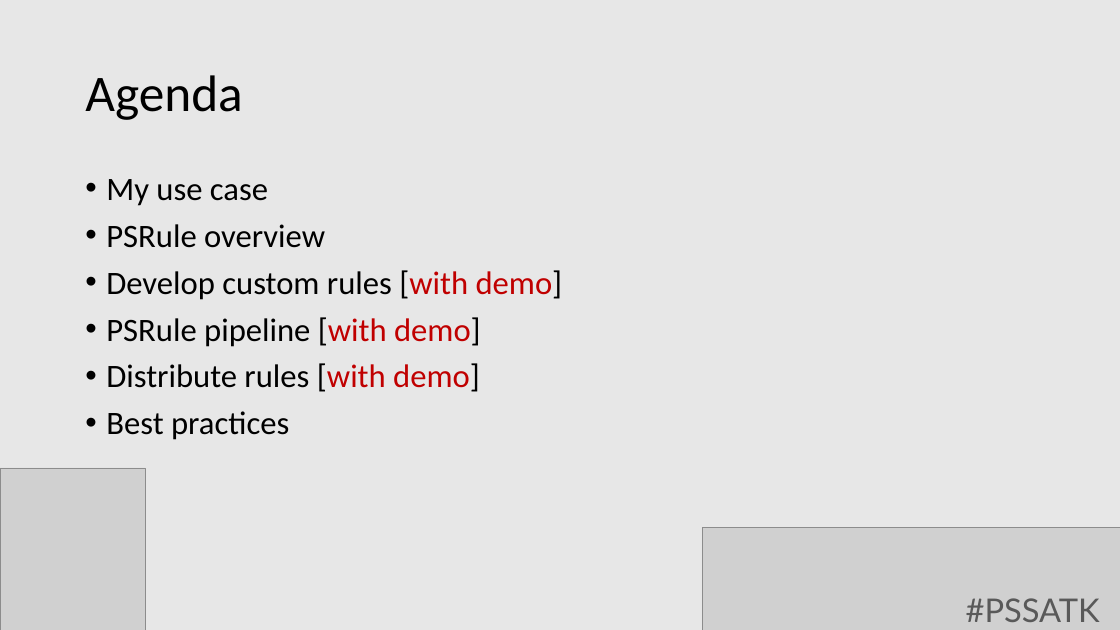
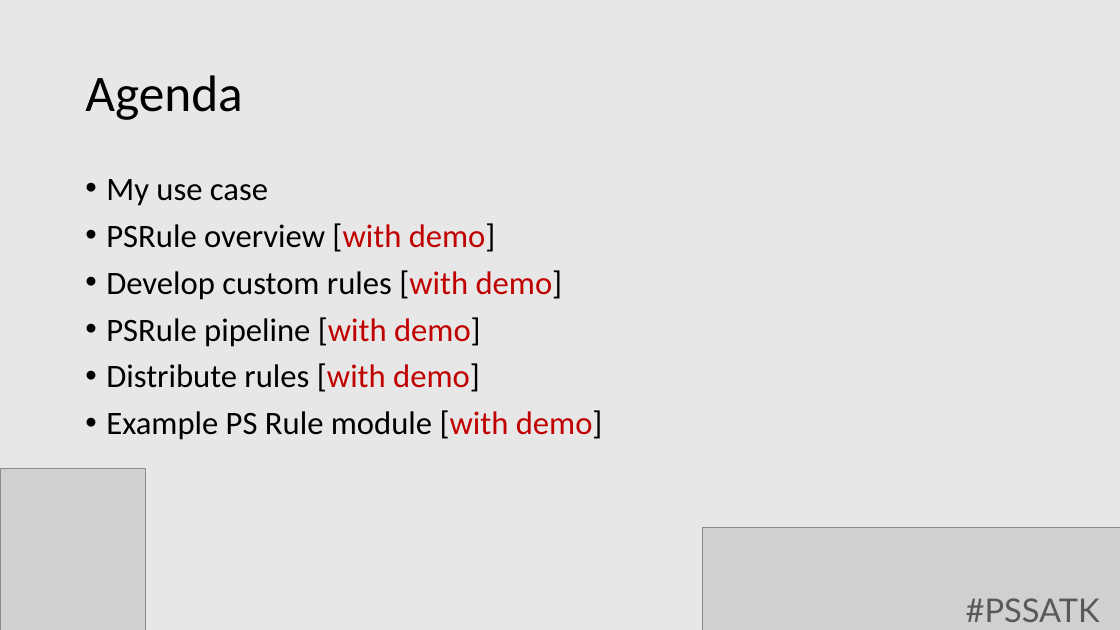
Before and after one commit to gogbg/pssatka, a slide deck: slide 4 of psrule deep-dive/pssatka-psrule.pptx. Drawn at 1120x630 pixels with LibreOffice and Linux fonts; fonts in the diff are those of the drawing; grey boxes stand for pictures; background and template pictures are left out. Boxes give left, top, right and bottom in pixels: in the first picture for what was removed or moved away, otherwise in the second. Text is boxed around its words. In the diff, an @@ line names an element or a change of style, - is before the commit and + after.

```diff
--- a/psrule deep-dive/pssatka-psrule.pptx
+++ b/psrule deep-dive/pssatka-psrule.pptx
@@ text at [106,223,496,252]: text changed @@
-• PSRule overview
+• PSRule overview [with demo]
@@ text at [106,410,603,440]: text changed @@
-• Best practices
+• Example PS Rule module [with demo]
```
Also in this commit, not shown: 2 other slides changed, 1 slide added, 1 slide removed, 2 other files.
